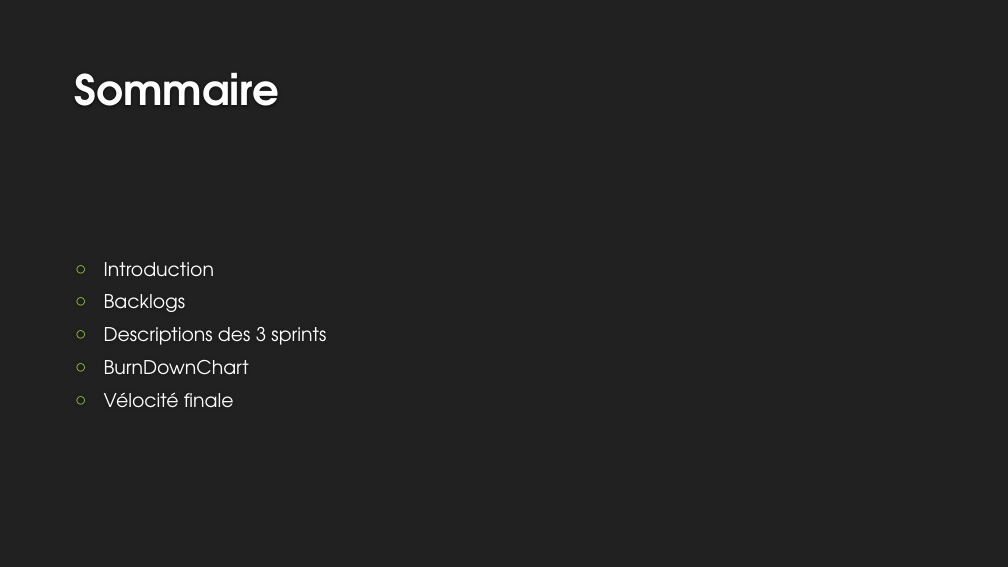
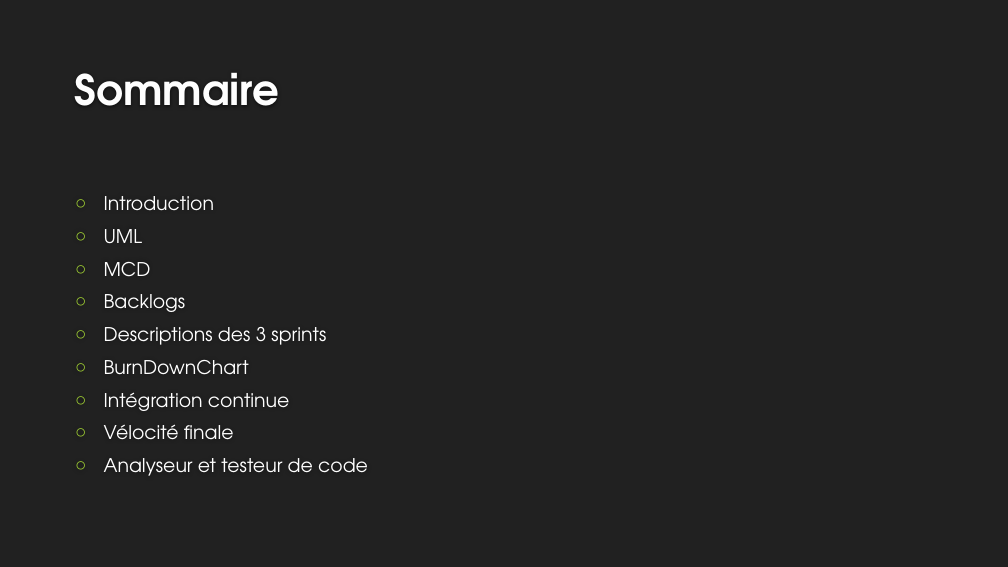
Before and after one commit to MarvinRmx/covogreen, a slide deck: slide 2 of doc/CovoGreen-slides.pptx. Drawn at 1008x567 pixels with LibreOffice and Linux fonts; fonts in the diff are those of the drawing; background and template pictures are left out. Boxes give left, top, right and bottom in pixels: in the first picture for what was removed or moved away, otherwise in the second. Text is boxed around its words. In the diff, an @@ line names an element or a change of style, - is before the commit and + after.

```diff
--- a/doc/CovoGreen-slides.pptx
+++ b/doc/CovoGreen-slides.pptx
@@ text at (x1=104, y1=229, x2=151, y2=277): paragraphs added @@
+○ UML
+○ MCD
@@ text at (x1=104, y1=392, x2=290, y2=411): paragraph added @@
+○ Intégration continue
@@ text at (x1=104, y1=458, x2=368, y2=476): paragraph added @@
+○ Analyseur et testeur de code
```
Also in this commit, not shown: 7 other slides changed, 5 slides added, 2 slides removed.
